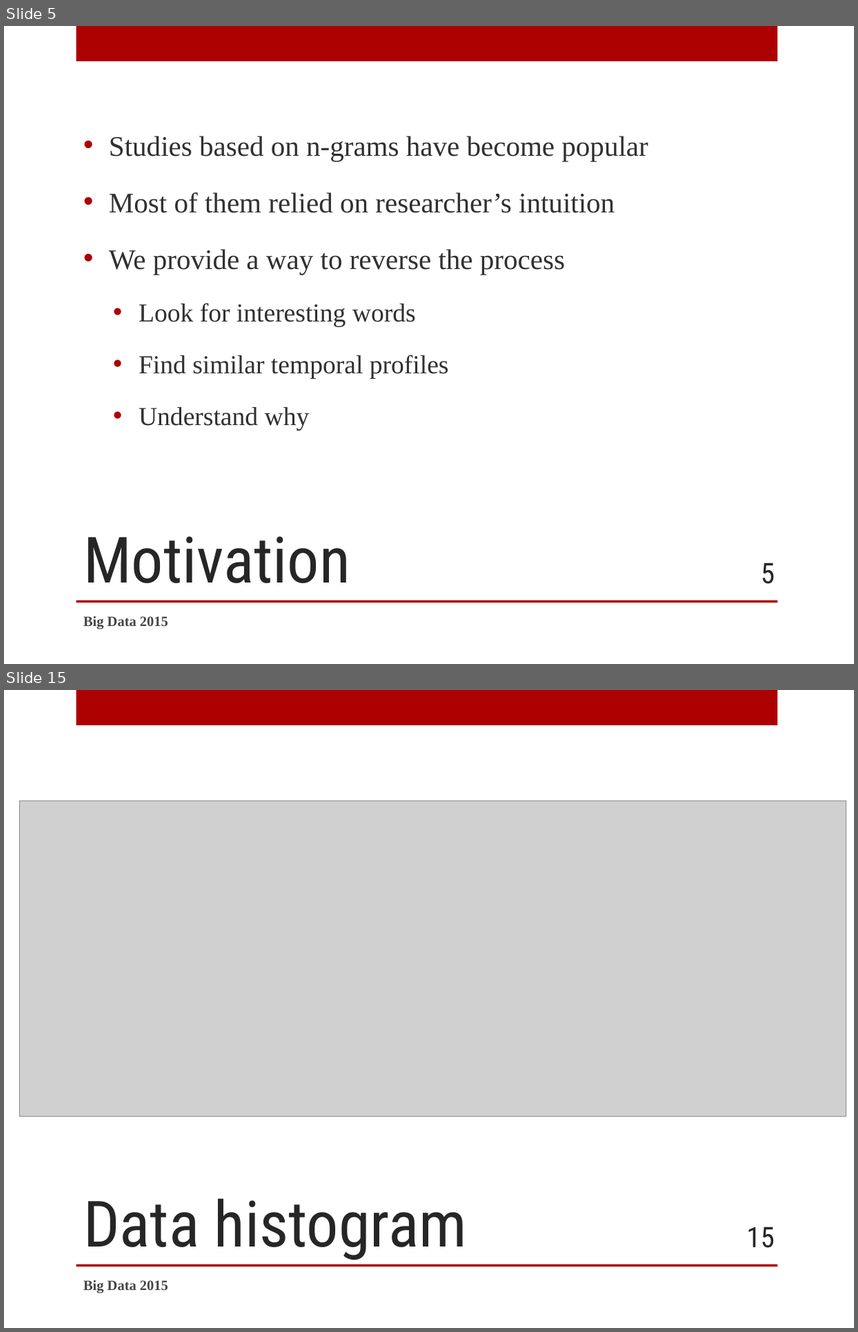
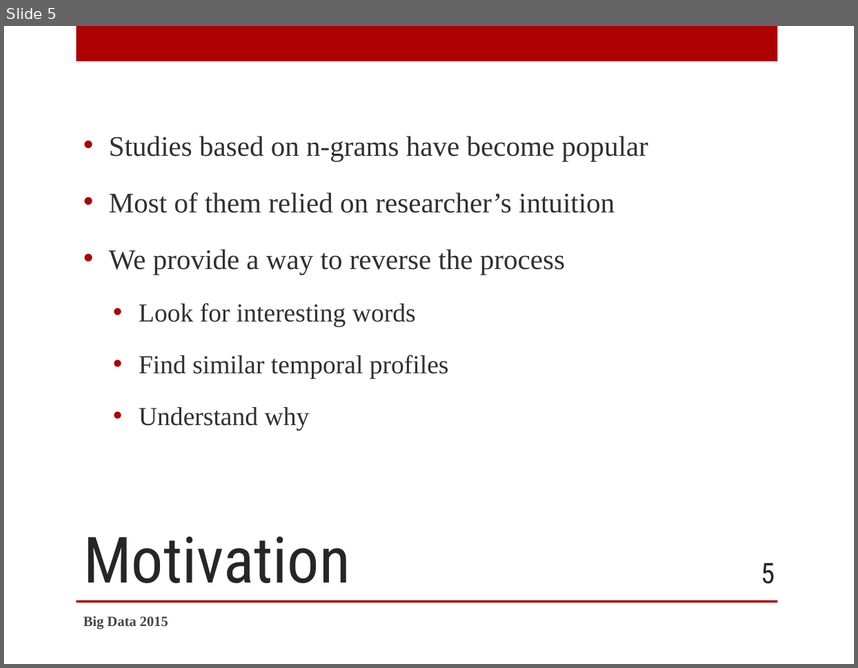
Before and after one commit to SidneyBovet/smargn, a slide deck: presentation/smargn-presentation.pptx. Shown one above the other, each under a label of ours: slides 5 and 15 before the commit, slide 5 after it; the slides between them are not shown. The pictures are 858x1332 and 858x668 pixels, drawn with LibreOffice and Linux fonts; fonts in the diff are those of the drawing; grey boxes stand for pictures; background and template pictures are left out. Boxes give left, top, right and bottom in pixels: in the first picture for what was removed or moved away, otherwise in the second. Text is boxed around its words. In the diff, an @@ line names an element or a change of style, - is before the commit and + after.

```diff
--- a/presentation/smargn-presentation.pptx
+++ b/presentation/smargn-presentation.pptx
@@ slide 15 removed at bbox=[4, 690, 854, 1328], background picture (left out); not listed: 2 template elements that a slide beside it also shows @@
@@ picture removed at bbox=[19, 800, 846, 1116] @@
@@ title removed at bbox=[83, 1198, 467, 1260] @@
-Data histogram
@@ page number removed at bbox=[746, 1226, 775, 1248] @@
-15
@@ text removed at bbox=[83, 1280, 168, 1293] @@
-Big Data 2015
```
Also in this commit, not shown: 1 slide changed, 9 other slides removed, 2 other files.
